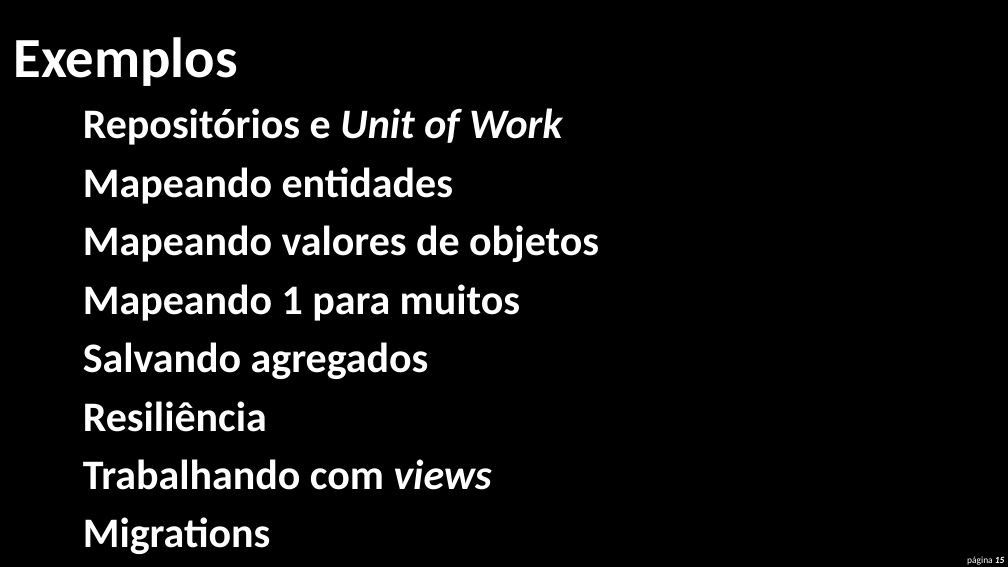
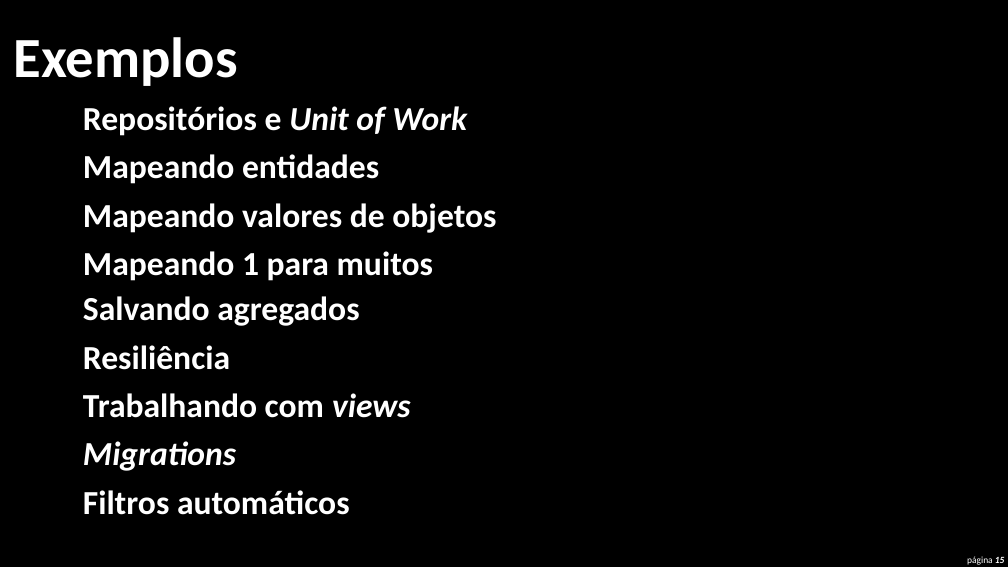
Before and after one commit to RSNUG-ORG/rsnug-6, a slide deck: slide 15 of RSNUG6.pptx. Drawn at 1008x567 pixels with LibreOffice and Linux fonts; fonts in the diff are those of the drawing. Boxes give left, top, right and bottom in pixels: in the first picture for what was removed or moved away, otherwise in the second. Text is boxed around its words. In the diff, an @@ line names an element or a change of style, - is before the commit and + after.

```diff
--- a/RSNUG6.pptx
+++ b/RSNUG6.pptx
@@ text "Mapeando entidades": place and size @@
-text "Mapeando entidades" at bbox=[83, 167, 453, 204]
+text "Mapeando entidades" at bbox=[83, 154, 379, 184]
@@ text "Mapeando valores de objetos": place and size @@
-text "Mapeando valores de objetos" at bbox=[83, 225, 599, 262]
+text "Mapeando valores de objetos" at bbox=[83, 203, 496, 233]
@@ text "Mapeando 1 para muitos": place and size @@
-text "Mapeando 1 para muitos" at bbox=[83, 284, 520, 321]
+text "Mapeando 1 para muitos" at bbox=[83, 251, 433, 281]
@@ text "Salvando agregados": place and size @@
-text "Salvando agregados" at bbox=[83, 342, 429, 379]
+text "Salvando agregados" at bbox=[83, 296, 359, 326]
@@ text "Resiliência": place and size @@
-text "Resiliência" at bbox=[83, 401, 267, 432]
+text "Resiliência" at bbox=[83, 345, 230, 370]
@@ size 40 to 32 pt in 7 elements at bbox=[83, 106, 467, 136], bbox=[83, 154, 379, 184], bbox=[83, 203, 496, 233], bbox=[83, 251, 433, 281], bbox=[83, 296, 359, 326], bbox=[83, 345, 230, 370], bbox=[83, 393, 411, 418] @@
@@ text "Trabalhando com views": place and size @@
-text "Trabalhando com views" at bbox=[83, 459, 492, 490]
+text "Trabalhando com views" at bbox=[83, 393, 411, 418]
@@ text "Migrations": place and size @@
-text "Migrations" at bbox=[83, 517, 270, 554]
+text "Migrations" at bbox=[83, 441, 236, 471]
@@ text "Migrations" at bbox=[83, 441, 236, 471]: size 40 to 32 pt, italic on @@
@@ text added at bbox=[83, 490, 350, 515], 32 pt, text #FFFFFF, bold @@
+Filtros automáticos
```
Also in this commit, not shown: 7 other slides changed.
